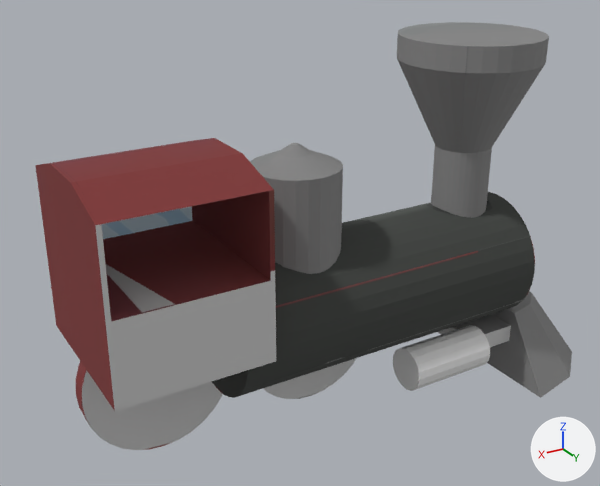
A saved change to the Blender file assets/Locomotive.blend.
Camera for both pictures: a 50 mm lens placed at (4.63, 7.76, 4.85), pointed at (-0.21, -0.32, 0.81). Every picture has the same lights, and +X, +Y and +Z are marked at lower right.

Objects in the first picture: 'AntiCaboose', 'AntiCaboose.001', 'Cylinder.005'.
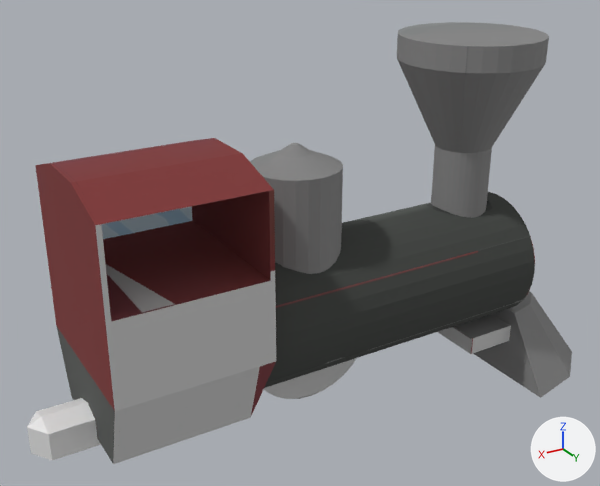
What differs and where, as boxes [x1, y1, x2, y2] in the pictures (600 x 486 px):
'AntiCaboose', reshaped: before [76, 22, 572, 450]; after [57, 22, 572, 464]
'Cylinder.005', deleted: before [393, 325, 490, 391]
'EndConnectorHolderR', added: after [27, 398, 101, 460]
part 1 of me_cylinder, built on: before [111, 281, 272, 410]; after [57, 281, 276, 464]

What changed in the scene script:
```text
Change me_cylinder:
    used by ob_anticaboose; location = (-2.46, 0.0, 1.8); scale = (0.72, 0.72, 1.0)
    remove me_cylinder.from_pydata(...)  # 904 vertices, 727 faces; spans x -2.9..7.13, y -1.77..1.77, z -3.7..1.4
    add me_cylinder.from_pydata(...)  # 918 vertices, 743 faces; spans x -2.9..7.13, y -1.77..1.77, z -3.7..1.4
    me_cylinder part 1
    3 faces are deleted
    14 vertices are added at x 4.91..7.13, y -1.39..1.39, z -2.45..-1.65
    14 new faces join them, mat_material_004 (picture img_conductorbasecolor_001)
    5 new faces join them, mat_material_001 (picture img_anticaboose_base_color)
Add me_cube_008:
    me_cube_008.from_pydata([(-0.18, -0.5, -0.3), (-0.18, -0.5, 0.12), (-0.18, 0.5, -0.3), (-0.18, 0.5, 0.12), (0.5, -0.5, -0.3), (0.5, -0.5, 0.12), (0.5, 0.5, -0.3), (0.5, 0.5, 0.12), (-0.38, 0.0, -0.3), (-0.38, 0.0, 0.12), (0.5, 0.0, -0.4), (0.5, 0.0, 0.22), (-0.18, 0.0, 0.22), (-0.18, 0.0, -0.4)], [], [(8, 9, 3, 2), (2, 3, 7, 6), (10, 11, 5, 4), (4, 5, 1, 0), (2, 6, 10, 13), (9, 1, 12), (8, 2, 13), (6, 7, 11, 10), (0, 1, 9, 8), (3, 9, 12), (3, 12, 11, 7), (11, 12, 1, 5), (0, 8, 13), (0, 13, 10, 4)])
Remove ob_cylinder_005:
    ob_cylinder_005 = bpy.data.objects.new('Cylinder.005', me_cylinder_002)
    ob_cylinder_005.location = (-1.6, 0.65, -0.8)
    ob_cylinder_005.rotation_euler = (0.0, -1.571, 0.0)  # degrees (0, -90, 0)
    ob_cylinder_005.scale = (0.8, 0.8, 0.4)
Add ob_endconnectorholderr:
    ob_endconnectorholderr = bpy.data.objects.new('EndConnectorHolderR', me_cube_008)
    ob_endconnectorholderr.location = (3.04, 0.0, -0.5)
    ob_endconnectorholderr.rotation_euler = (0.0, 0.0, 3.142)  # degrees (0, 0, 180)
    ob_endconnectorholderr.scale = (0.8, 0.48, 0.8)
```
